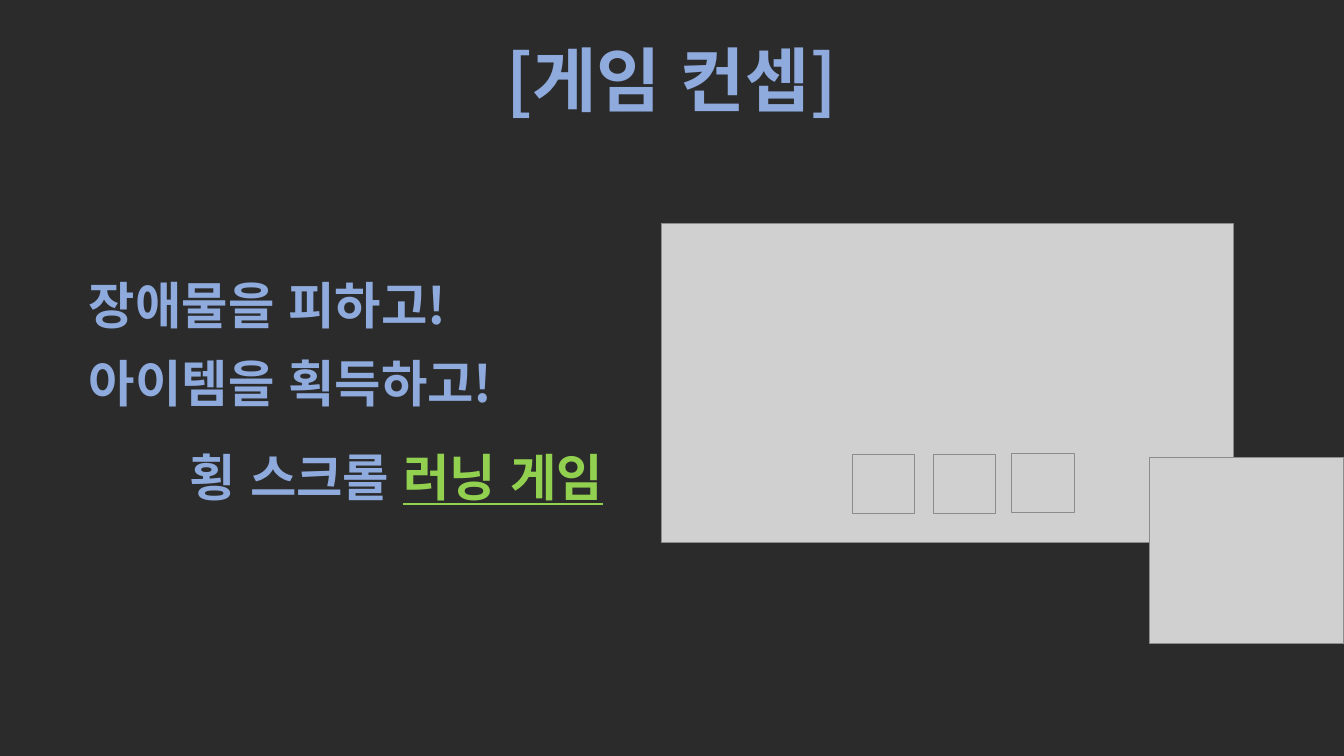
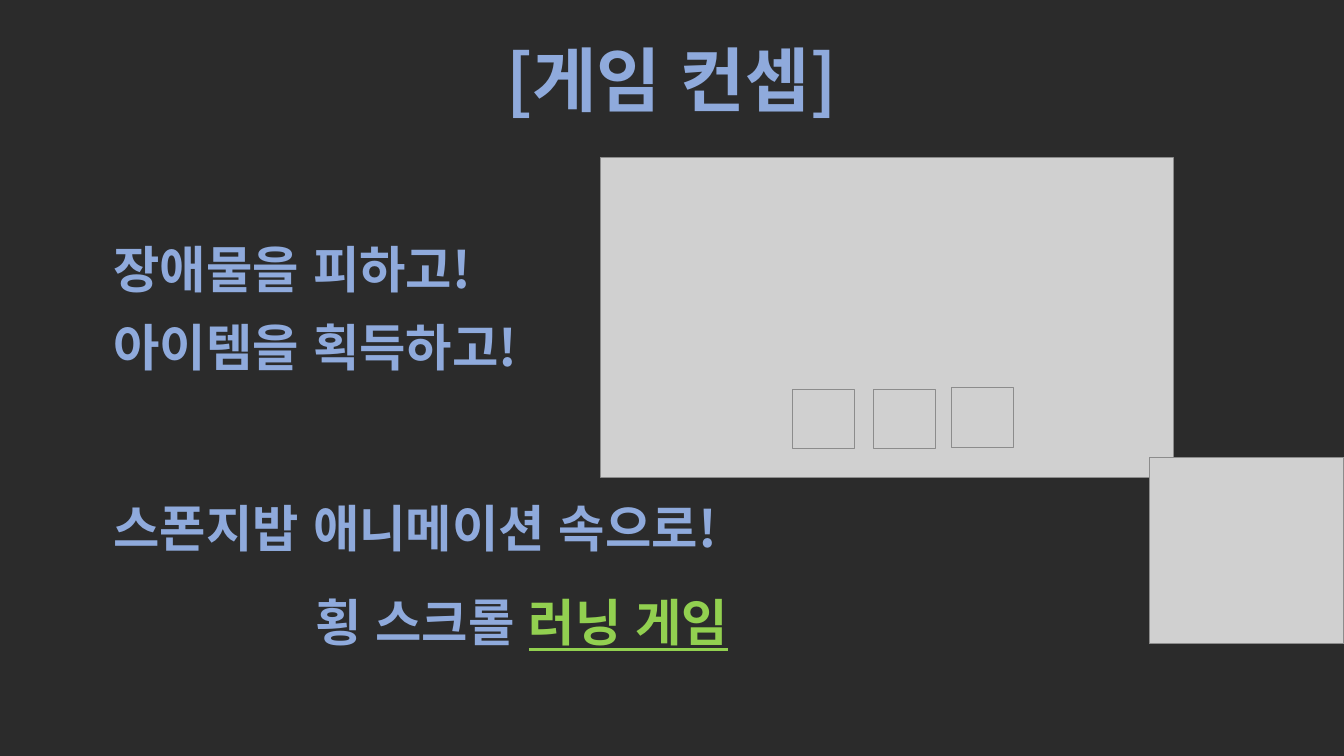
Before and after one commit to sun-yoon-e/2DGP_Term_Project, a slide deck: slide 2 of ppt/2DGP 2차 발표.pptx. Drawn at 1344x756 pixels with LibreOffice and Linux fonts; fonts in the diff are those of the drawing; grey boxes stand for pictures; background and template pictures are left out; a plain dark background stands for a picture behind light text. Boxes give left, top, right and bottom in pixels: in the first picture for what was removed or moved away, otherwise in the second. Text is boxed around its words. In the diff, an @@ line names an element or a change of style, - is before the commit and + after.

```diff
--- a/ppt/2DGP 2차 발표.pptx
+++ b/ppt/2DGP 2차 발표.pptx
@@ text "장애물을 피하고!": place and size @@
-text "장애물을 피하고!" at bbox=[89, 282, 603, 505]
+text "장애물을 피하고!" at bbox=[113, 246, 729, 651]
@@ 4 pictures: place and size @@
-4 pictures at bbox=[661, 223, 1234, 542]
+4 pictures at bbox=[601, 158, 1174, 478]
@@ text at bbox=[113, 504, 717, 552]: paragraph added @@
+스폰지밥 애니메이션 속으로!
```
Also in this commit, not shown: 2 other slides changed.
